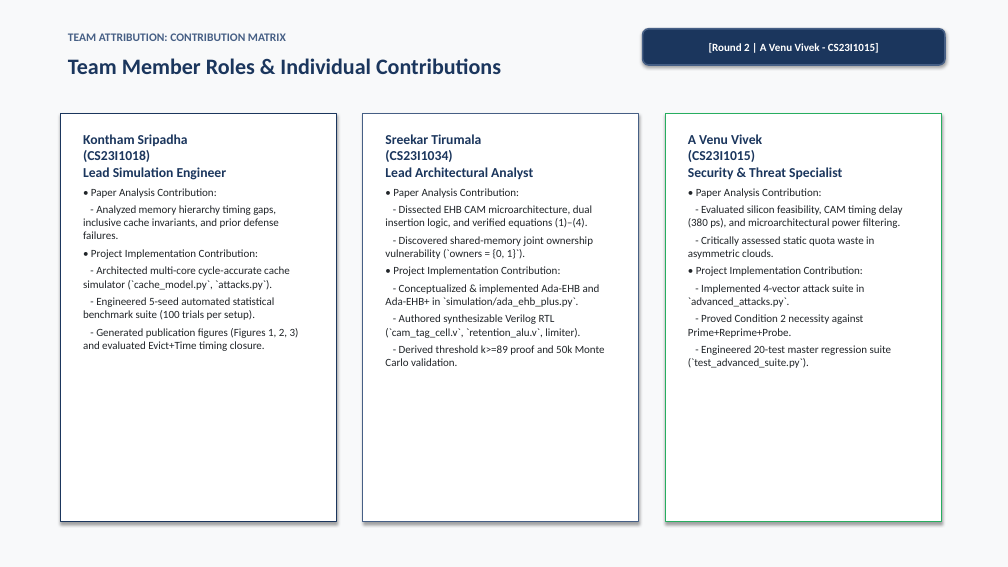
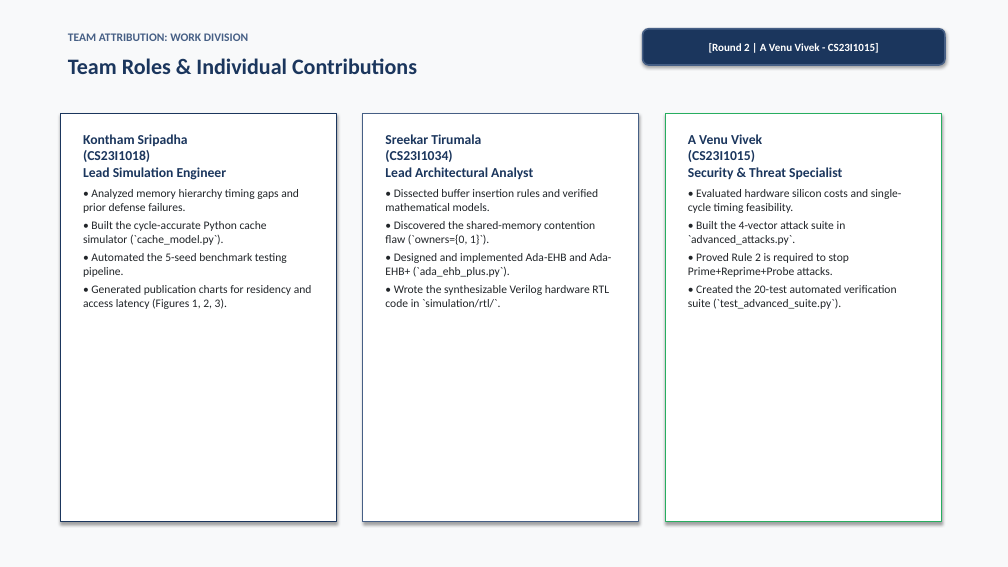
Before and after one commit to Sripadh16/IS-project, a slide deck: slide 19 of TreasureCache_Presentation.pptx. Drawn at 1008x567 pixels with LibreOffice and Linux fonts; fonts in the diff are those of the drawing. Boxes give left, top, right and bottom in pixels: in the first picture for what was removed or moved away, otherwise in the second. Text is boxed around its words. In the diff, an @@ line names an element or a change of style, - is before the commit and + after.

```diff
--- a/TreasureCache_Presentation.pptx
+++ b/TreasureCache_Presentation.pptx
@@ text at (68,58,417,74): text changed @@
-Team Member Roles & Individual Contributions
+Team Roles & Individual Contributions
@@ text at (68,33,248,41): text changed @@
-TEAM ATTRIBUTION: CONTRIBUTION MATRIX
+TEAM ATTRIBUTION: WORK DIVISION
@@ text at (83,189,312,309): text changed; size 10.5 to 11 pt @@
-• Paper Analysis Contribution:
-- Analyzed memory hierarchy timing gaps, inclusive cache invariants, and prior defense failures.
-• Project Implementation Contribution:
-- Architected multi-core cycle-accurate cache simulator (`cache_model.py`, `attacks.py`).
-- Engineered 5-seed automated statistical benchmark suite (100 trials per setup).
-- Generated publication figures (Figures 1, 2, 3) and evaluated Evict+Time timing closure.
+• Analyzed memory hierarchy timing gaps and prior defense failures.
+• Built the cycle-accurate Python cache simulator (`cache_model.py`).
+• Automated the 5-seed benchmark testing pipeline.
+• Generated publication charts for residency and access latency (Figures 1, 2, 3).
@@ text at (385,189,612,308): text changed; size 10.5 to 11 pt @@
-• Paper Analysis Contribution:
-- Dissected EHB CAM microarchitecture, dual insertion logic, and verified equations (1)–(4).
-- Discovered shared-memory joint ownership vulnerability (`owners = {0, 1}`).
-• Project Implementation Contribution:
-- Conceptualized & implemented Ada-EHB and Ada-EHB+ in `simulation/ada_ehb_plus.py`.
-- Authored synthesizable Verilog RTL (`cam_tag_cell.v`, `retention_alu.v`, limiter).
-- Derived threshold k>=89 proof and 50k Monte Carlo validation.
+• Dissected buffer insertion rules and verified mathematical models.
+• Discovered the shared-memory contention flaw (`owners={0, 1}`).
+• Designed and implemented Ada-EHB and Ada-EHB+ (`ada_ehb_plus.py`).
+• Wrote the synthesizable Verilog hardware RTL code in `simulation/rtl/`.
@@ text at (688,189,902,309): text changed; size 10.5 to 11 pt @@
-• Paper Analysis Contribution:
-- Evaluated silicon feasibility, CAM timing delay (380 ps), and microarchitectural power filtering.
-- Critically assessed static quota waste in asymmetric clouds.
-• Project Implementation Contribution:
-- Implemented 4-vector attack suite in `advanced_attacks.py`.
-- Proved Condition 2 necessity against Prime+Reprime+Probe.
-- Engineered 20-test master regression suite (`test_advanced_suite.py`).
+• Evaluated hardware silicon costs and single-cycle timing feasibility.
+• Built the 4-vector attack suite in `advanced_attacks.py`.
+• Proved Rule 2 is required to stop Prime+Reprime+Probe attacks.
+• Created the 20-test automated verification suite (`test_advanced_suite.py`).
```
Also in this commit, not shown: 19 other slides changed, 5 other files.
